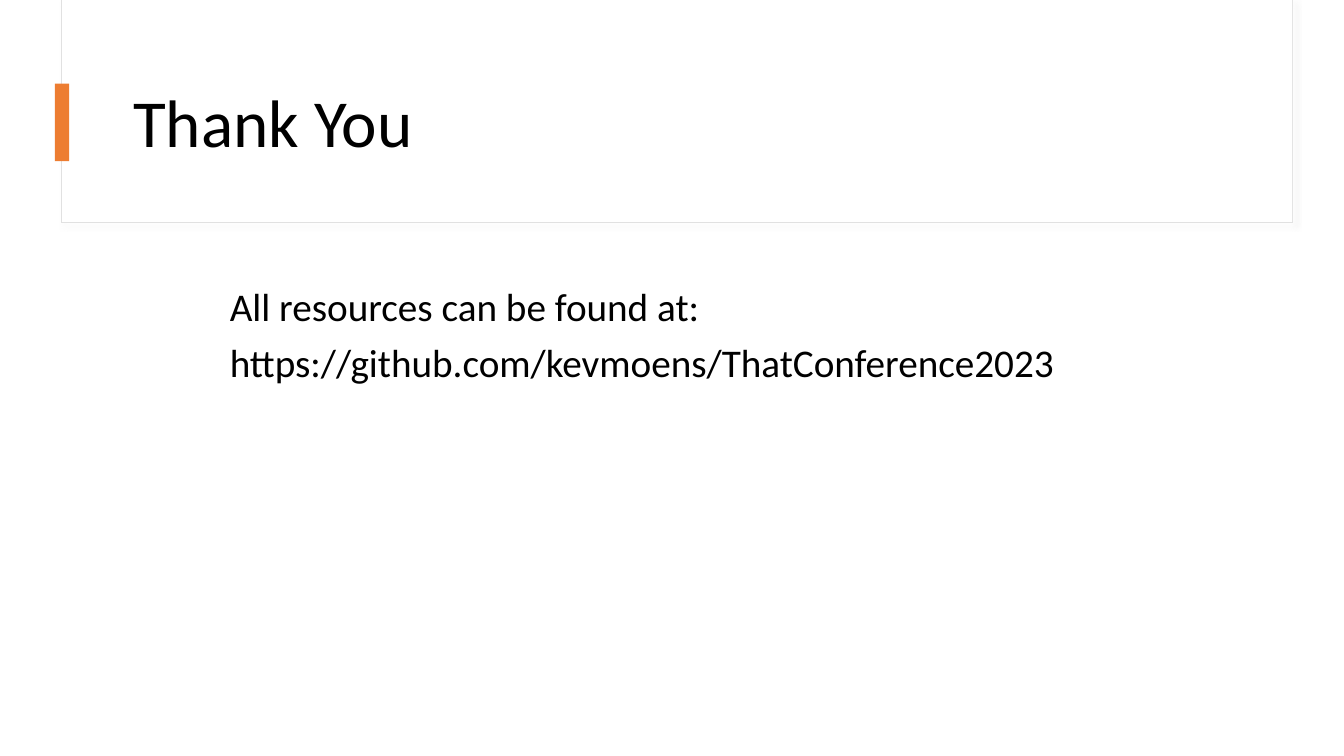
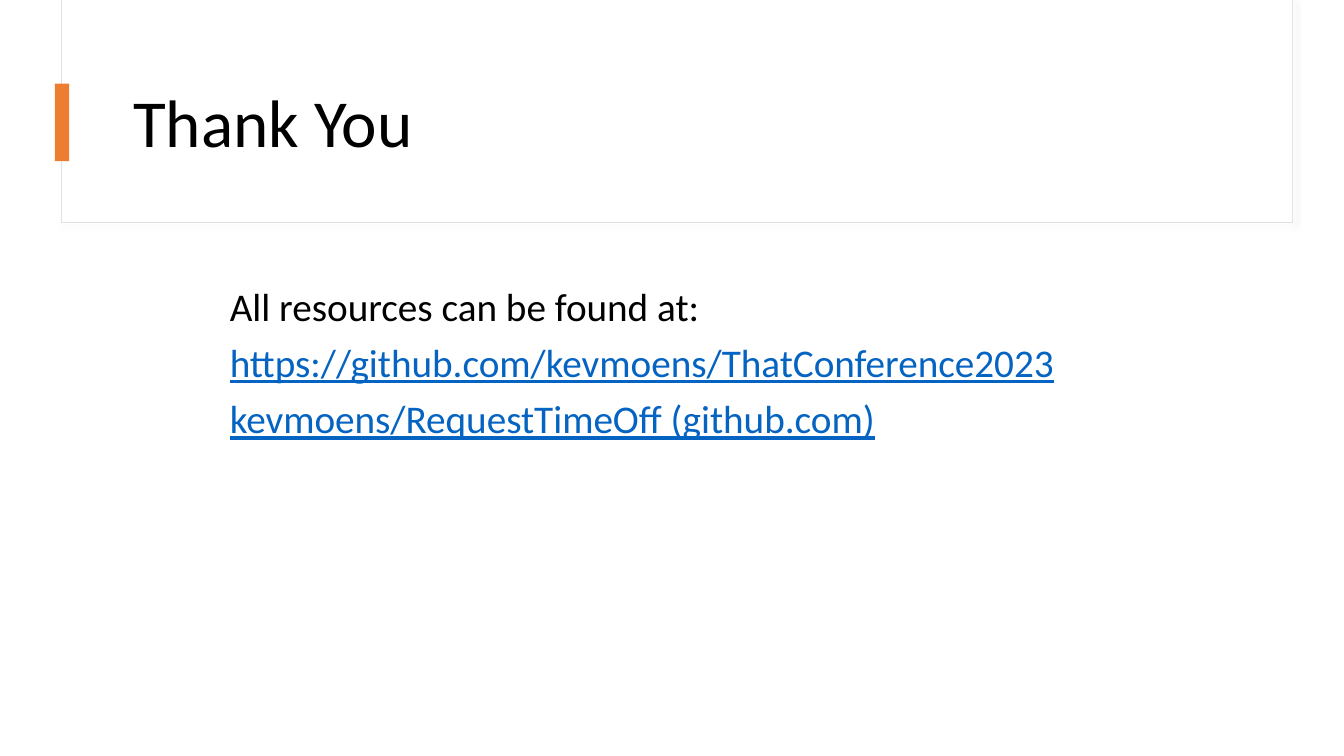
Before and after one commit to kevmoens/ThatConference2023, a slide deck: slide 20 of ThatConference2023.pptx. Drawn at 1344x756 pixels with LibreOffice and Linux fonts; fonts in the diff are those of the drawing. Boxes give left, top, right and bottom in pixels: in the first picture for what was removed or moved away, otherwise in the second. Text is boxed around its words. In the diff, an @@ line names an element or a change of style, - is before the commit and + after.

```diff
--- a/ThatConference2023.pptx
+++ b/ThatConference2023.pptx
@@ text at (230,349,1054,384): text colour #000000 to #0563C1, underline on in "https://github.com/kevmoens/ThatConference2023" @@
@@ text at (230,404,875,440): paragraph added @@
+kevmoens/RequestTimeOff (github.com)
```
